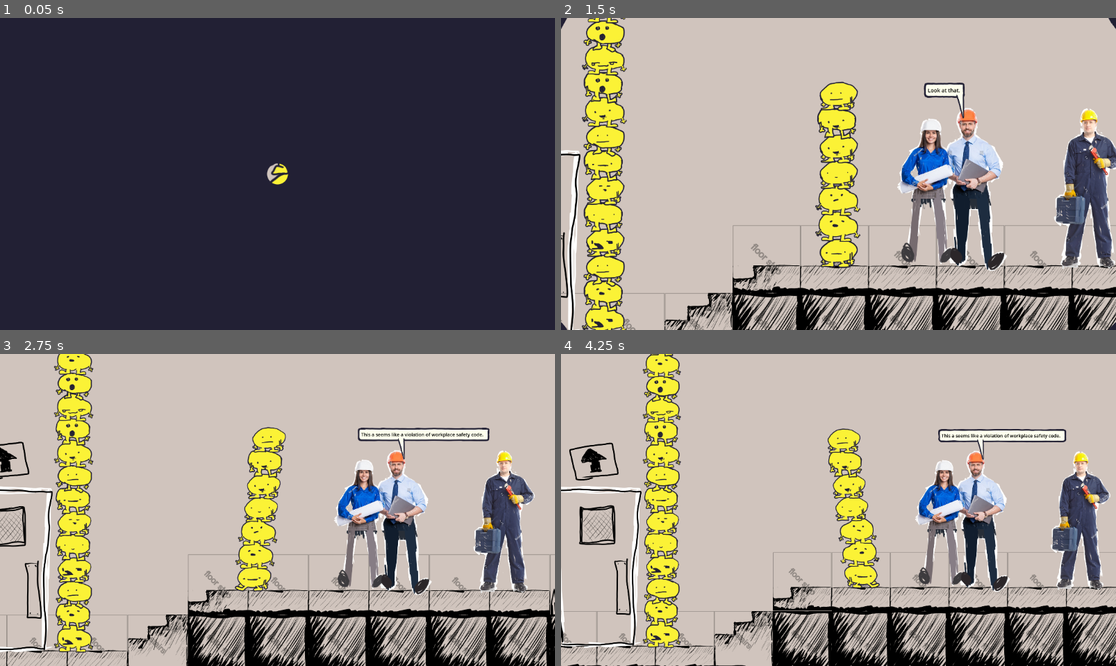
Above: before the commit, frames 1-4 (two rows, left to right).
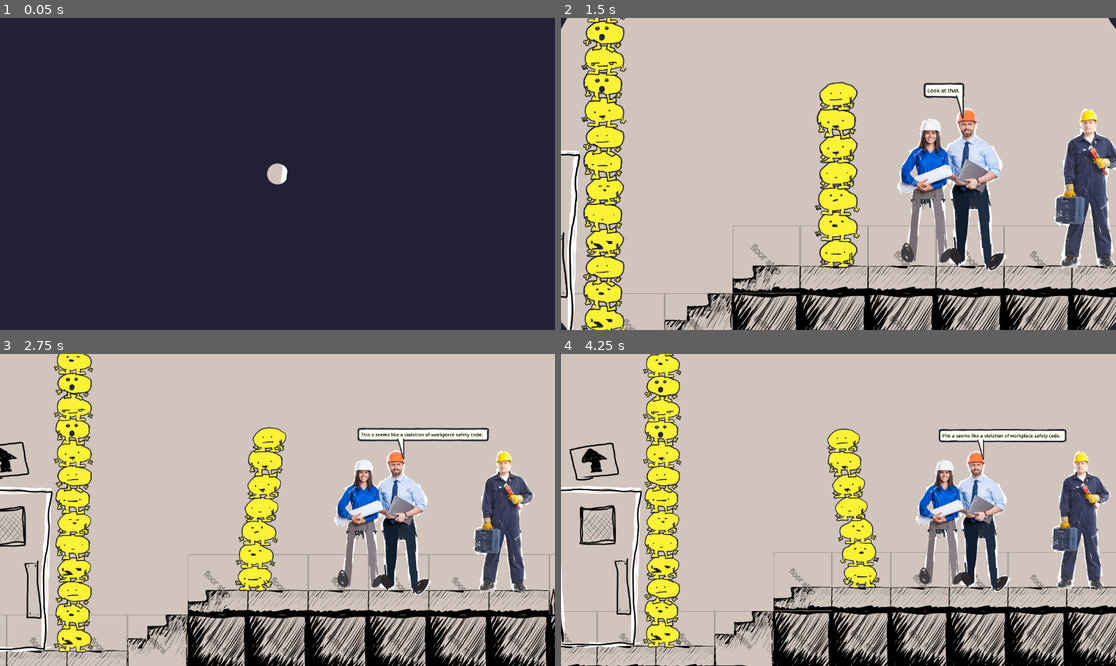
Above: after the commit, the same moments.

Repository: JCoMcL/gourt-game
Game: Godot game, scene res://level/level-container.tscn
The game is run twice, just before and just after one commit, with the same random seed, the same clock (stepped at 60 frames per second) and the same inputs.
Inputs (mouse positions are in pixels of both pictures, inside the frame that each line leads up to):
- Up to frame 1 (0.05 s): no input
- Up to frame 2 (1.5 s): drag from (1016, 214) to (894, 105) at 0.52 s; drag from (1099, 189) to (810, 236) at 1.27 s
- Up to frame 3 (2.75 s): move the mouse to (333, 441) at 2.02 s; hold Left (go left) from 2.03 s (still down); hold Mouse wheel down (move equipment down) from 2.03 s (still down)
- Up to frame 4 (4.25 s): release Left (go left) at 2.75 s; release Mouse wheel down (move equipment down) at 2.75 s; drag from (810, 572) to (993, 506) at 2.77 s; move the mouse to (1005, 556) at 3.52 s; hold Right (go right) from 3.53 s (still down); hold Right mouse button (probe) from 3.53 s (still down)

The runs differ from the first frame. In frame 1, 0.2% of the frame differs, in the area x 48-52%, y 46-54%; in frame 2, 8.9%; in frame 3, 9.7%, in the area x 0-100%, y 0-100%; in frame 4, 8.6%.

Commit message:
enable physics smoothing to fix the camera jitter, idk why. The are some bugs that arise from this change which can be squashed later

Diff:
--- a/player.gd
+++ b/player.gd
@@ -35,6 +35,7 @@
 func _process(delta):
 	Engine.time_scale = 0.1 if Input.is_action_pressed("slomo") else 1.0
 
+func _physics_process(delta: float) -> void:
 	if player_character:
 		player_character.command(get_commands())
 		var track_bounds = player_character.get_global_rect()
@@ -49,6 +50,8 @@
 			(error_vectors[0].y - error_vectors[1].y) / view_bounds.size.y
 		) #TODO: this is not 100% correct, you can still see substantuially more with a bigger screen
 		# the goal is to completely abstract out screen size so we never have to worry about it again
+
+		# FIXME smoothing factors don't use delta so smoothing is tick/frame rate dependant
 		global_position += position_error.move_toward(Vector2.ZERO, position_threshold) / position_smoothing
 		zoom = lerp(zoom, Vector2.ONE * zoom_error, 1/zoom_smoothing)
 
--- a/project.godot
+++ b/project.godot
@@ -91,6 +91,10 @@
 2d_physics/layer_5="door"
 2d_physics/layer_6="interactive"
 
+[physics]
+
+common/physics_interpolation=true
+
 [rendering]
 
 renderer/rendering_method="gl_compatibility"
